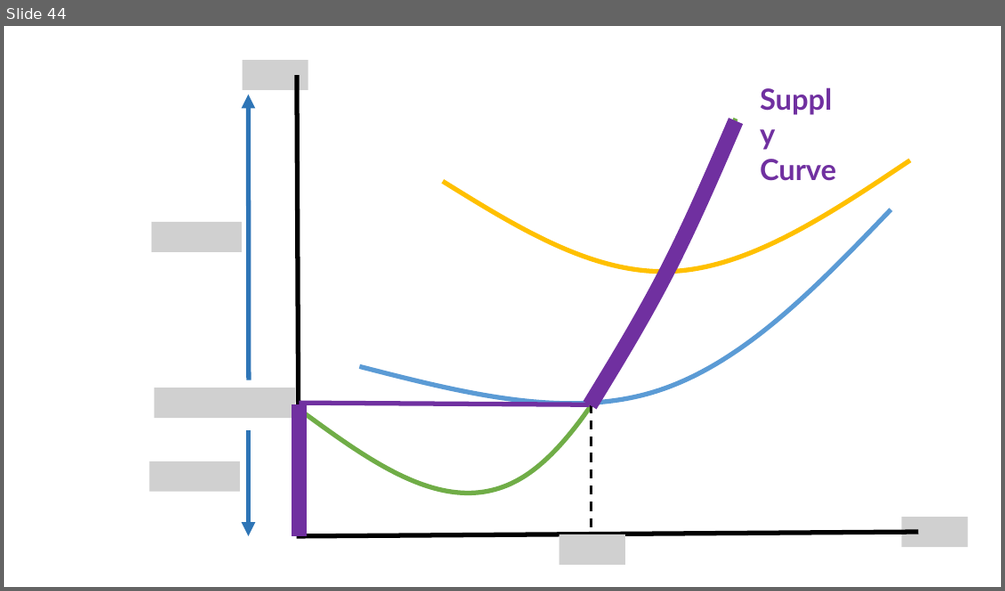
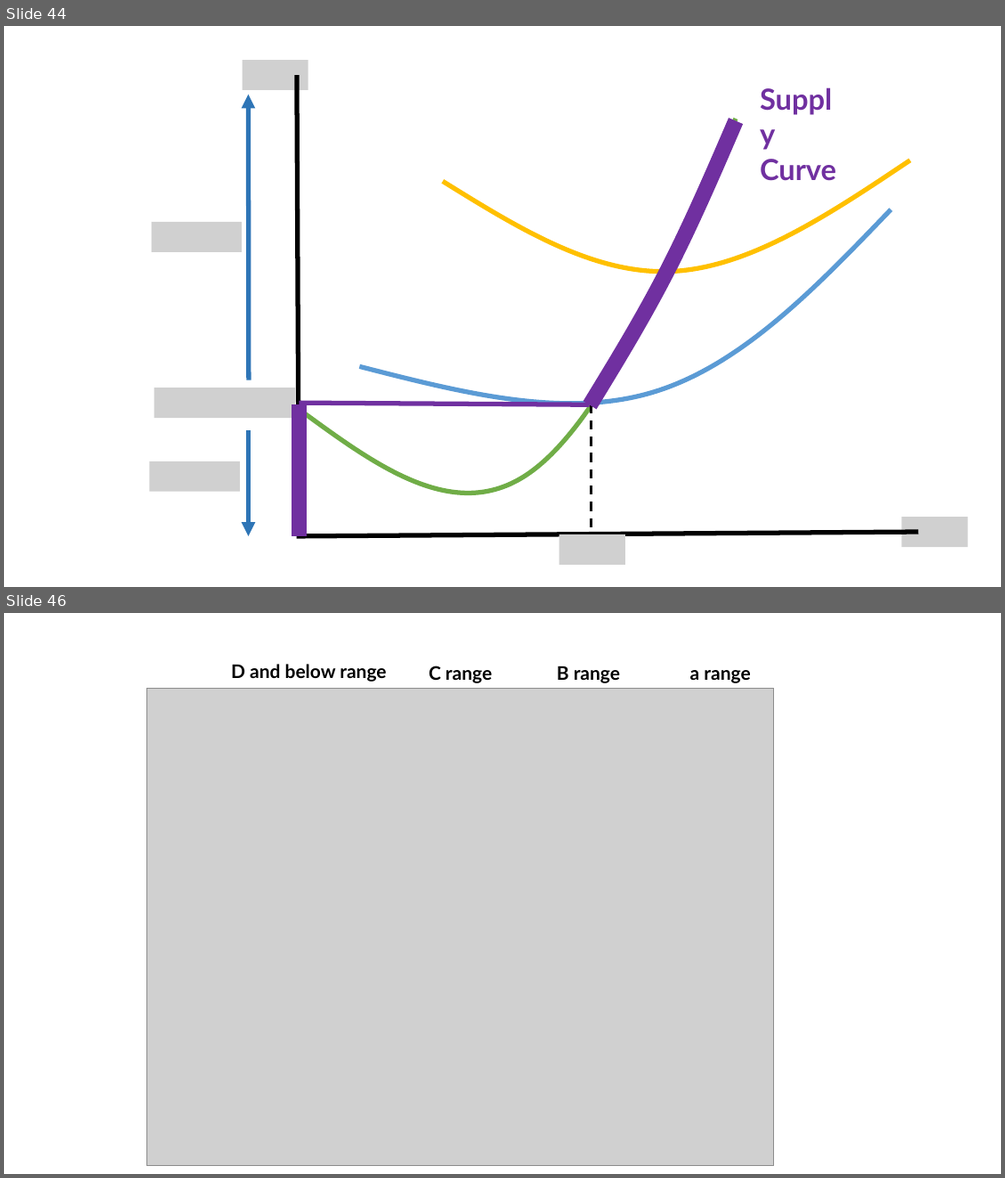
Before and after one commit to jrojas1003/EC-311, a slide deck: Slides/graph-maker.pptx. Shown one above the other, each under a label of ours: slide 44 before the commit, slides 44 and 46 after it; the slides between them are not shown. The pictures are 1005x591 and 1005x1178 pixels, drawn with LibreOffice and Linux fonts; fonts in the diff are those of the drawing; grey boxes stand for pictures. Boxes give left, top, right and bottom in pixels: in the first picture for what was removed or moved away, otherwise in the second. Text is boxed around its words. In the diff, an @@ line names an element or a change of style, - is before the commit and + after.

```diff
--- a/Slides/graph-maker.pptx
+++ b/Slides/graph-maker.pptx
@@ slide 46 added at box(4, 613, 1001, 1174), background #FFFFFF @@
@@ text added at box(231, 664, 386, 682), 18 pt, text #000000, bold @@
+D and below range
@@ text added at box(429, 666, 492, 683), 18 pt, text #000000, bold @@
+C range
@@ text added at box(557, 666, 620, 683), 18 pt, text #000000, bold @@
+B range
@@ picture added at box(146, 688, 774, 1166) @@
@@ text added at box(690, 670, 750, 683), 18 pt, text #000000, bold @@
+a range
```
Also in this commit, not shown: 1 other slide added.
